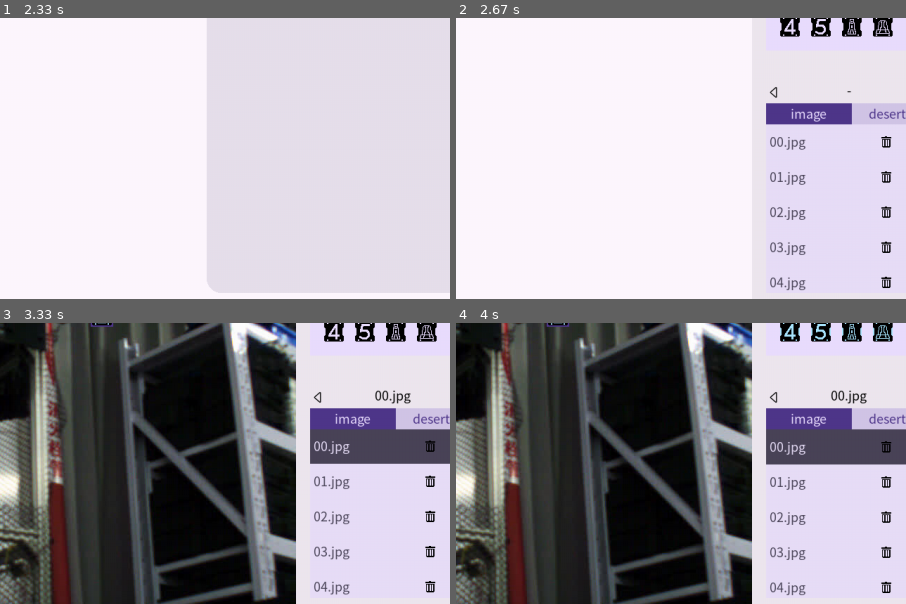
Above: before the commit, frames 1-4 (two rows, left to right).
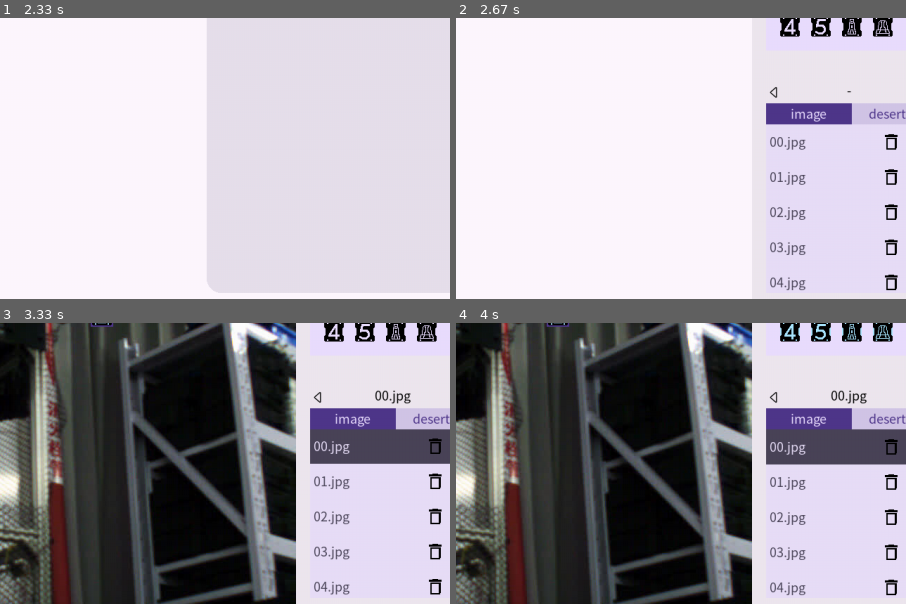
Above: after the commit, the same moments.

Repository: EclidFundgue/PyLabelRoboMaster
Game: pygame game, started from start.py
The game is run twice, just before and just after one commit, with the same random seed, the same clock (stepped at 60 frames per second) and the same inputs.
Inputs (mouse positions are % of the whole screen's width and height, from its top left):
- Up to frame 1 (2.33 s): press the mouse at (82, 7) at 0.37 s; move the mouse to (77, 13) at 0.47 s; release the mouse at (72, 19) at 0.6 s; right-click (60, 71) at 1.72 s
- Up to frame 2 (2.67 s): press the mouse at (16, 9) at 2.53 s; move the mouse to (25, 44) at 2.63 s
- Up to frame 3 (3.33 s): release the mouse at (35, 79) at 2.77 s; click (77, 61) at 2.88 s; press the mouse at (97, 62) at 3.2 s; move the mouse to (82, 43) at 3.3 s
- Up to frame 4 (4 s): release the mouse at (67, 24) at 3.43 s; press the mouse at (83, 38) at 3.53 s; move the mouse to (63, 59) at 3.63 s; release the mouse at (44, 81) at 3.77 s; press the mouse at (44, 39) at 3.87 s; move the mouse to (37, 27) at 3.97 s
The pictures show only the part of the screen within x 42-92%, y 49-99%; the shares and areas given below are measured in that part.

Frame 1 is identical in both runs. In frame 2, 0.7% of the frame differs, in the area x 94-99%, y 41-98%; in frame 3, 0.7%; in frame 4, 0.7%.

Commit message:
Change icon resource.

Diff:
--- a/src/file/line.py
+++ b/src/file/line.py
@@ -176,16 +176,16 @@
         on_selected: Callable[[FileLine], None] = None,
         on_delete: Callable[[FileLine], None] = None
     ):
-        btn_w = 16
-        btn_h = 16
+        btn_w = int(h * 0.6)
+        btn_h = int(h * 0.6)
 
         if ImageFileLine.DELETE_BUTTON_IMG is None or \
             ImageFileLine.DELETE_BUTTON_IMG2 is None:
             ImageFileLine.DELETE_BUTTON_IMG = ui.utils.loadImage(
-                './resources/buttons/delete.png', btn_w, btn_h
+                './resources/icons/delete.png', btn_w, btn_h
             )
             ImageFileLine.DELETE_BUTTON_IMG2 = ui.utils.loadImage(
-                './resources/buttons/delete_confirmed.png', btn_w, btn_h
+                './resources/icons/delete_confirm.png', btn_w, btn_h
             )
 
         on_delete = ui.utils.getCallable(on_delete)
@@ -229,16 +229,16 @@
         on_selected: Callable[[FileLine], None] = None,
         on_restore: Callable[[FileLine], None] = None,
     ):
-        btn_w = 16
-        btn_h = 16
+        btn_w = int(h * 0.6)
+        btn_h = int(h * 0.6)
 
         if DesertedFileLine.RESTORE_BUTTON_IMG is None or \
             DesertedFileLine.RESTORE_BUTTON_IMG2 is None:
             DesertedFileLine.RESTORE_BUTTON_IMG = ui.utils.loadImage(
-                './resources/buttons/undo.png', btn_w, btn_h
+                './resources/icons/undo.png', btn_w, btn_h
             )
             DesertedFileLine.RESTORE_BUTTON_IMG2 = ui.utils.loadImage(
-                './resources/buttons/undo_confirmed.png', btn_w, btn_h
+                './resources/icons/undo_confirm.png', btn_w, btn_h
             )
 
         def on_command():
--- a/src/tasks/armor24/icon.py
+++ b/src/tasks/armor24/icon.py
@@ -51,3 +51,8 @@
         surface.fill(self.BACKGROUND_COLORS[self.label_state])
         surface.blit(self.IMG_LIGHTS[self.cls_id // 8], (x_start, y_start))
         surface.blit(self.IMG_CLASSES[self.cls_id % 8], (x_start, y_start))
+
+def getIcon(kpt, cls_id) -> ArmorIcon:
+    icon = ArmorIcon(cls_id)
+    icon.setPosToKeypoint(kpt)
+    return icon
--- a/src/tasks/armor24/page.py
+++ b/src/tasks/armor24/page.py
@@ -14,7 +14,7 @@
 from ...utils import imgproc
 from ...utils.config import ConfigManager
 from .armor_type_select import ArmorIconsSelect
-from .icon import ArmorIcon
+from .icon import getIcon
 
 
 class ArmorPage(StackedPage):
@@ -46,14 +46,10 @@
             y=navigator_h
         )
         def labels_getter(w, h, x, y, on_select) -> Labels:
-            def get_icon(kpt, cls_id) -> ArmorIcon:
-                icon = ArmorIcon(cls_id)
-                icon.setPosToKeypoint(kpt)
-                return icon
             return Labels(
                 w, h, x, y,
                 num_keypoints=4,
-                icon_getter=get_icon,
+                icon_getter=getIcon,
                 on_select=on_select
             )
         self.label_controller = LabelController(
Binary file removed: resources/buttons/delete.png
Binary file removed: resources/buttons/delete_confirmed.png
Binary file removed: resources/buttons/undo.png
Binary file removed: resources/buttons/undo_confirmed.png
Binary file added: resources/icons/delete_confirm.png
Binary file added: resources/icons/undo_confirm.png
